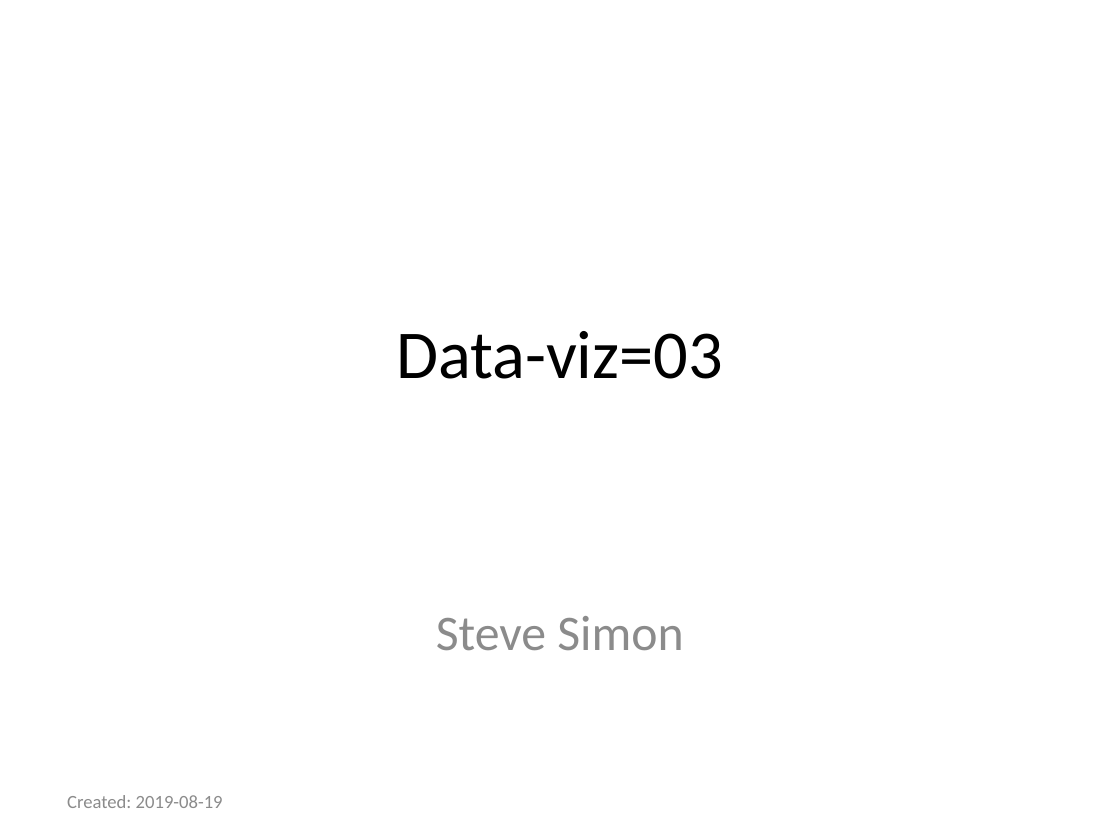
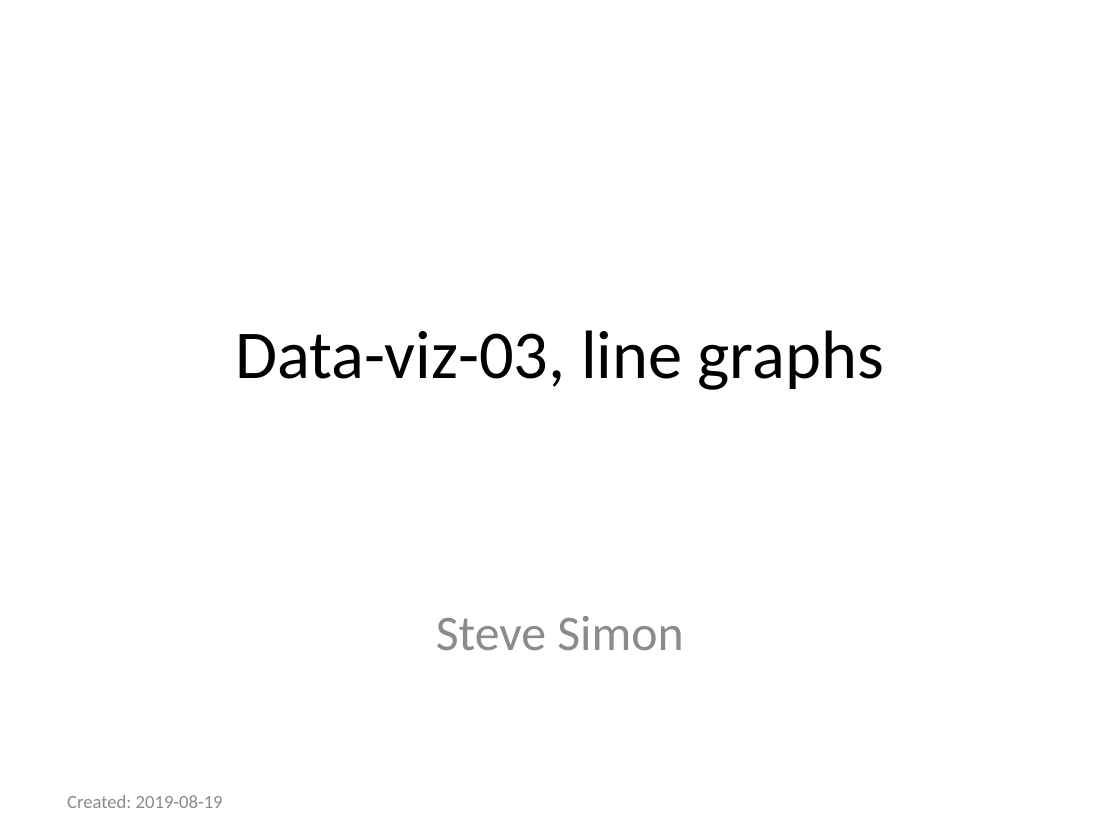
Before and after one commit to pmean/data-visualization, a slide deck: slide 1 of data-viz-03/src/complete-lecture.pptx. Drawn at 1120x840 pixels with LibreOffice and Linux fonts; fonts in the diff are those of the drawing. Boxes give left, top, right and bottom in pixels: in the first picture for what was removed or moved away, otherwise in the second. Text is boxed around its words. In the diff, an @@ line names an element or a change of style, - is before the commit and + after.

Commit message:
First draft of complete-lecture in data-viz-03

```diff
--- a/data-viz-03/src/complete-lecture.pptx
+++ b/data-viz-03/src/complete-lecture.pptx
@@ title at <box>235,330,884,390</box>: text changed @@
-Data-viz=03
+Data-viz-03, line graphs
```
Also in this commit, not shown: 37 slides added, 28 other files.
